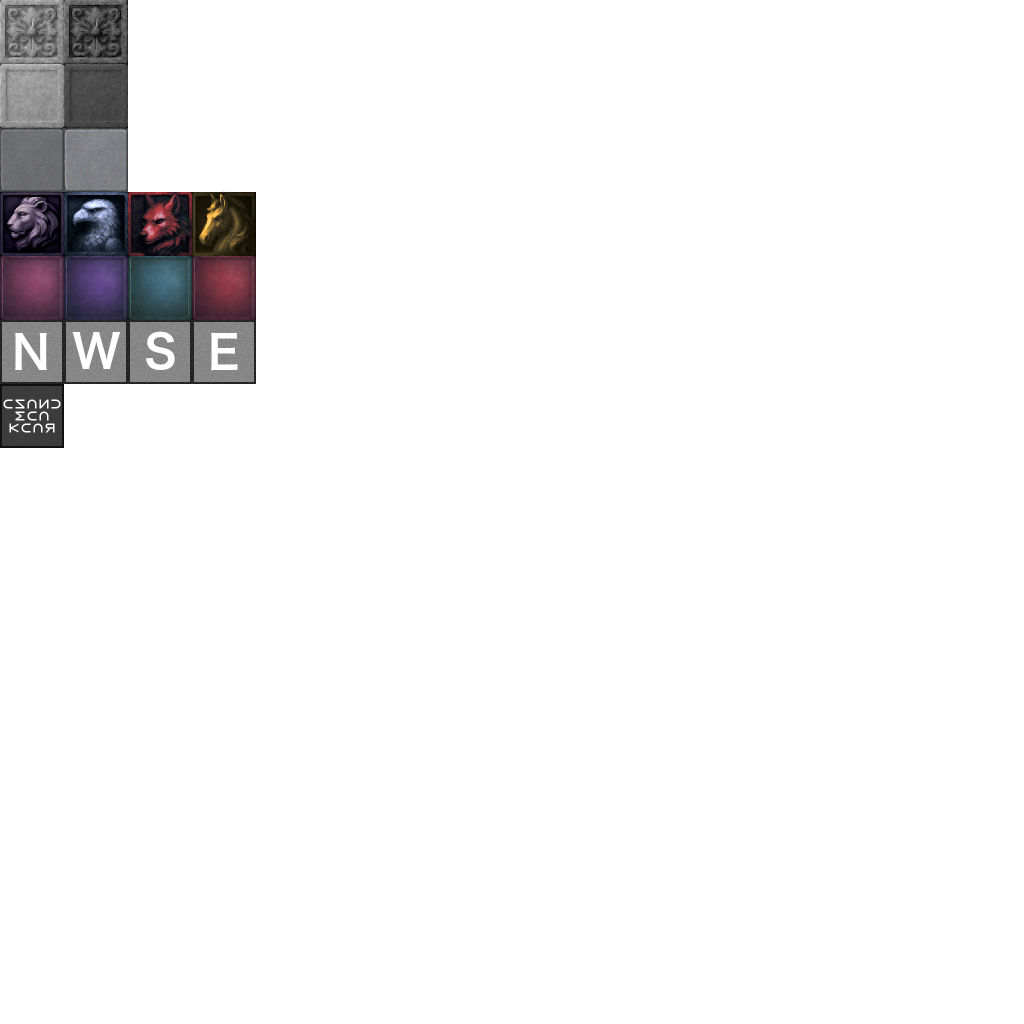
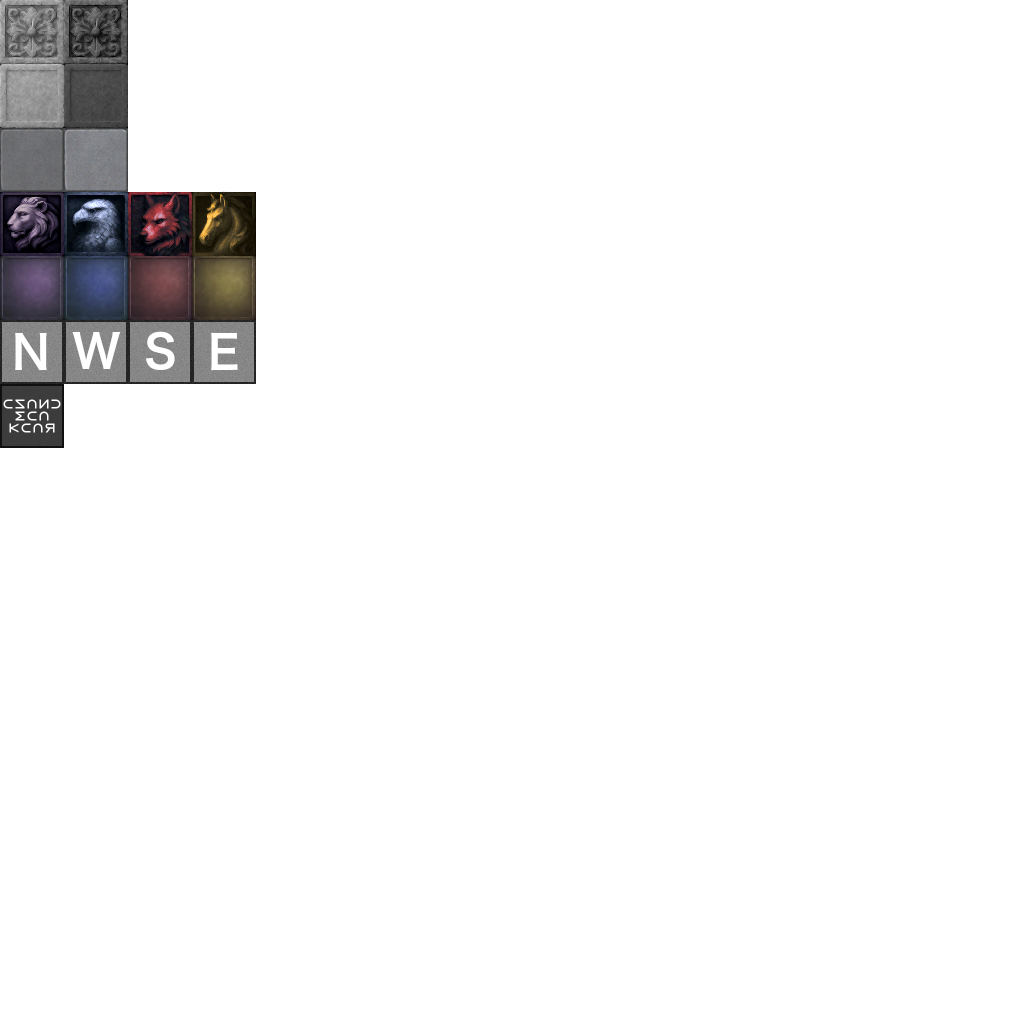
The second 1024×1024 image is a revision of the first. Changes to its layers:
painted on "Layer" over [0, 256, 256, 320]
